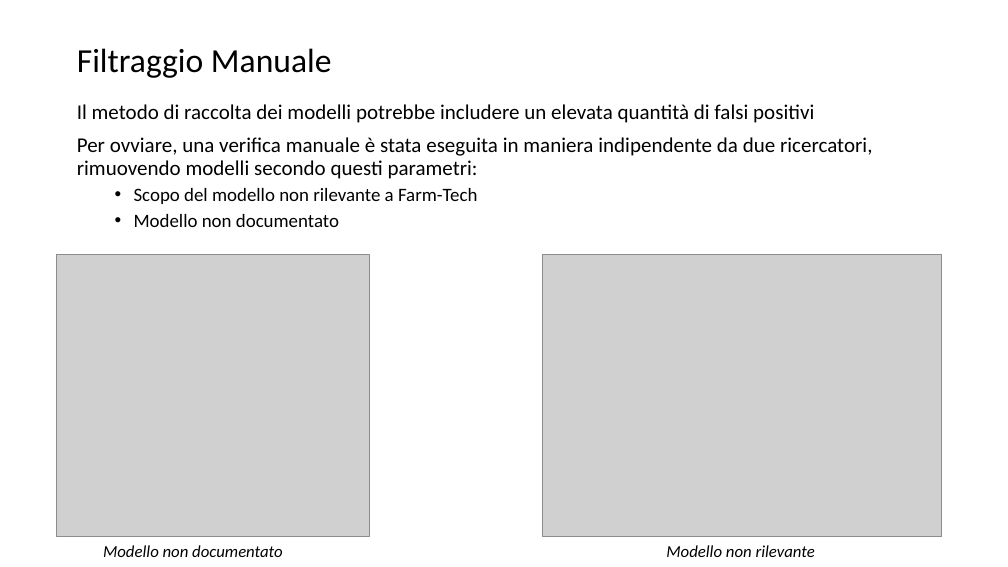
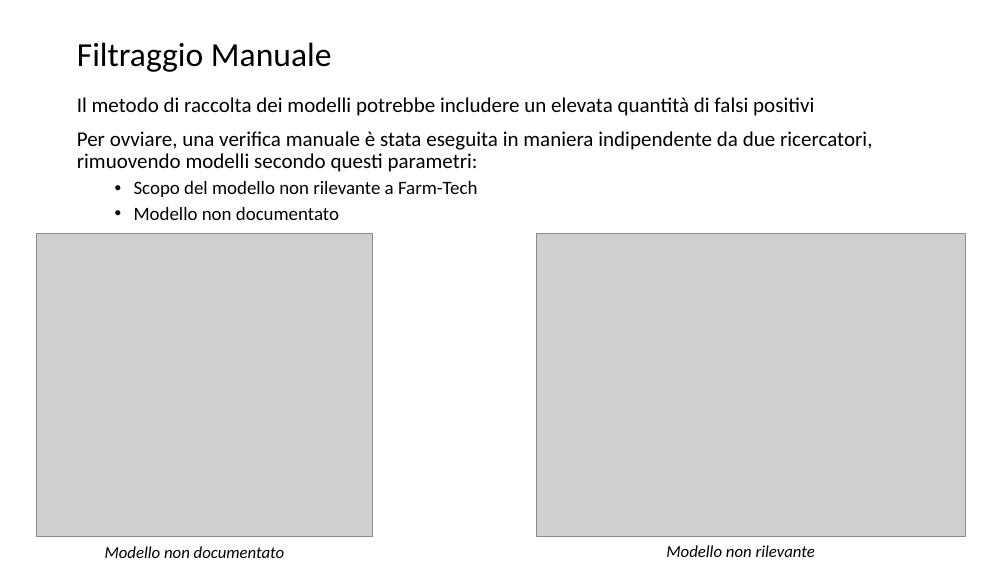
Before and after one commit to lPen88/tesi, a slide deck: slide 7 of presentazione.pptx (slide 8 before the commit). Drawn at 1008x567 pixels with LibreOffice and Linux fonts; fonts in the diff are those of the drawing; grey boxes stand for pictures. Boxes give left, top, right and bottom in pixels: in the first picture for what was removed or moved away, otherwise in the second. Text is boxed around its words. In the diff, an @@ line names an element or a change of style, - is before the commit and + after.

```diff
--- a/presentazione.pptx
+++ b/presentazione.pptx
@@ title "Filtraggio Manuale": place and size @@
-title "Filtraggio Manuale" at box(77, 48, 332, 78)
+title "Filtraggio Manuale" at box(77, 42, 332, 72)
@@ text "Il metodo di raccolta dei ...": place and size @@
-text "Il metodo di raccolta dei ..." at box(77, 104, 872, 227)
+text "Il metodo di raccolta dei ..." at box(77, 97, 872, 220)
@@ picture: place and size @@
-picture at box(57, 254, 370, 537)
+picture at box(36, 234, 372, 537)
@@ picture: place and size @@
-picture at box(542, 254, 941, 537)
+picture at box(537, 234, 966, 537)
```
Also in this commit, not shown: 11 other slides changed, 3 slides removed, 1 other file.
